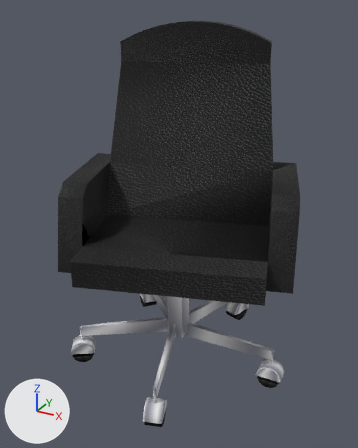
What one commit did to the OBJ model ProyectoFinal/ProyectoFinal/Models/silla/silla.obj.
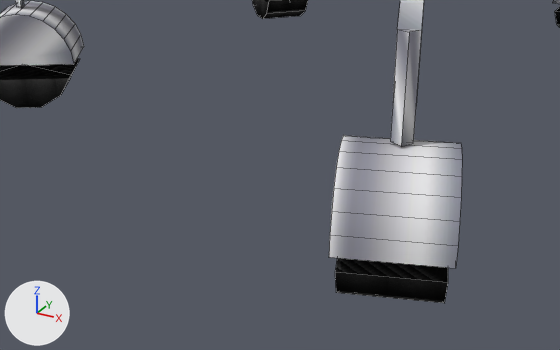
Old and new are each drawn whole from a camera (50 mm lens) standing at (0.747, -1.347, 1.212) and looking at (-0.011, 0.031, 0.523) and again close up from a camera (50 mm lens) standing at (0.228, -0.682, 0.228) and looking at (0.048, -0.355, 0.065). The axes (+X, +Y, +Z) are drawn at lower left. The lights are the same throughout. The close-ups show mesh edges as thin lines. Where no turn or scale is listed for an object, it has been applied to the vertices.

Objects in the first close-up: 'silla'.
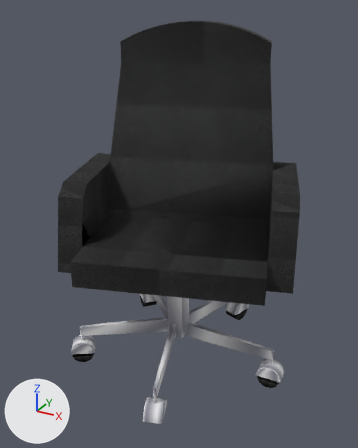
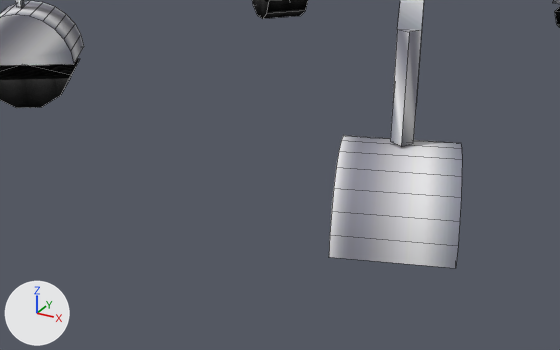
Location of each change, [x1, y1, x2, y2] in pixels of the close-ups (560 x 350 px):
'silla', reshaped: before [0, 0, 560, 303]; after [0, 0, 560, 268]
part 1 of me_silla, deleted (black): before [335, 258, 448, 303]

Edits to the bpy script that builds the scene:
```text
Change me_silla:
    where me_silla.from_pydata(...)  # 329 vertices, 269 faces; spans x -0.477..0.414, y -0.39..0.491, z 0.005..1.163
    used by ob_silla; location = (0.0, 0.0, 0.0)
    me_silla part 1: the loose piece of 14 vertices spanning x 0.071..0.146, y -0.386..-0.295, z 0.007..0.046 is deleted
```
